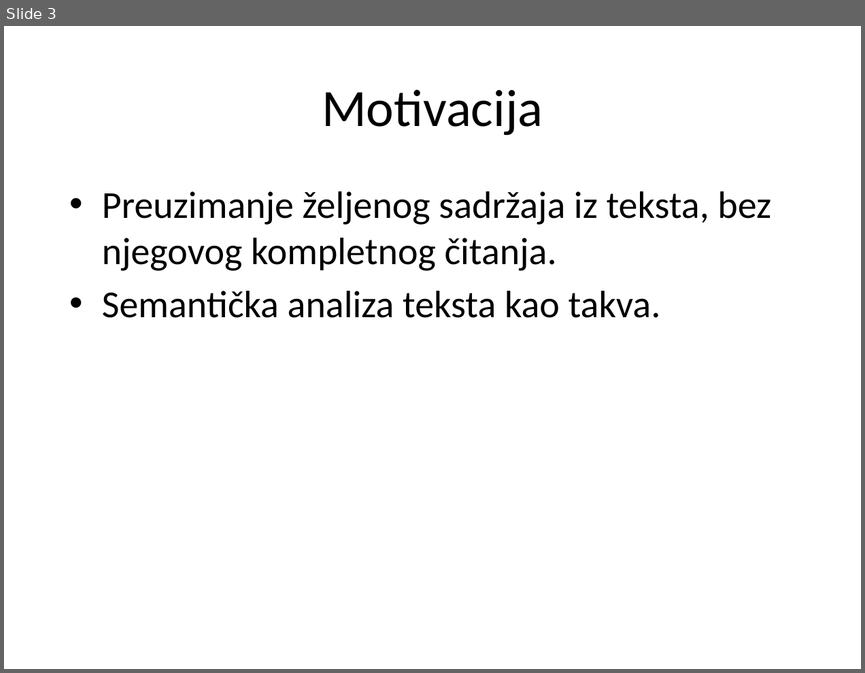
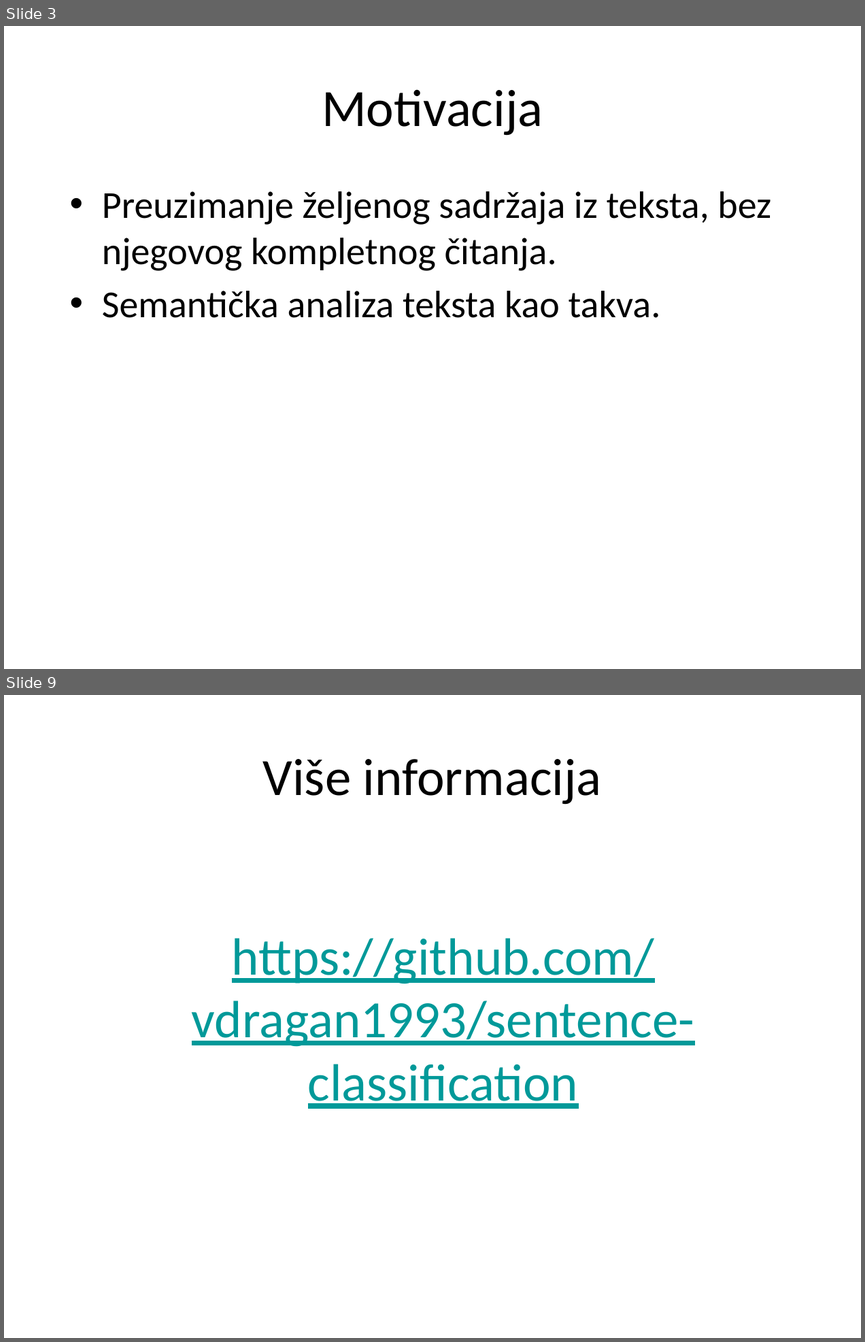
Before and after one commit to vdragan1993/sentence-classification, a slide deck: semantic_classification_ppt.pptx. Shown one above the other, each under a label of ours: slide 3 before the commit, slides 3 and 9 after it; the slides between them are not shown. The pictures are 865x673 and 865x1342 pixels, drawn with LibreOffice and Linux fonts; fonts in the diff are those of the drawing; background and template pictures are left out. Boxes give left, top, right and bottom in pixels: in the first picture for what was removed or moved away, otherwise in the second. Text is boxed around its words. In the diff, an @@ line names an element or a change of style, - is before the commit and + after.

```diff
--- a/semantic_classification_ppt.pptx
+++ b/semantic_classification_ppt.pptx
@@ slide 9 added at (x1=4, y1=695, x2=861, y2=1338), background picture (left out) @@
@@ title added at (x1=263, y1=759, x2=602, y2=804), 44 pt, text #000000 @@
+Više informacija
@@ text added at (x1=192, y1=938, x2=694, y2=1108), 44 pt, text #009999, underline @@
+https://github.com/vdragan1993/sentence-classification
```
Also in this commit, not shown: 4 slides changed, 2 other slides added.
